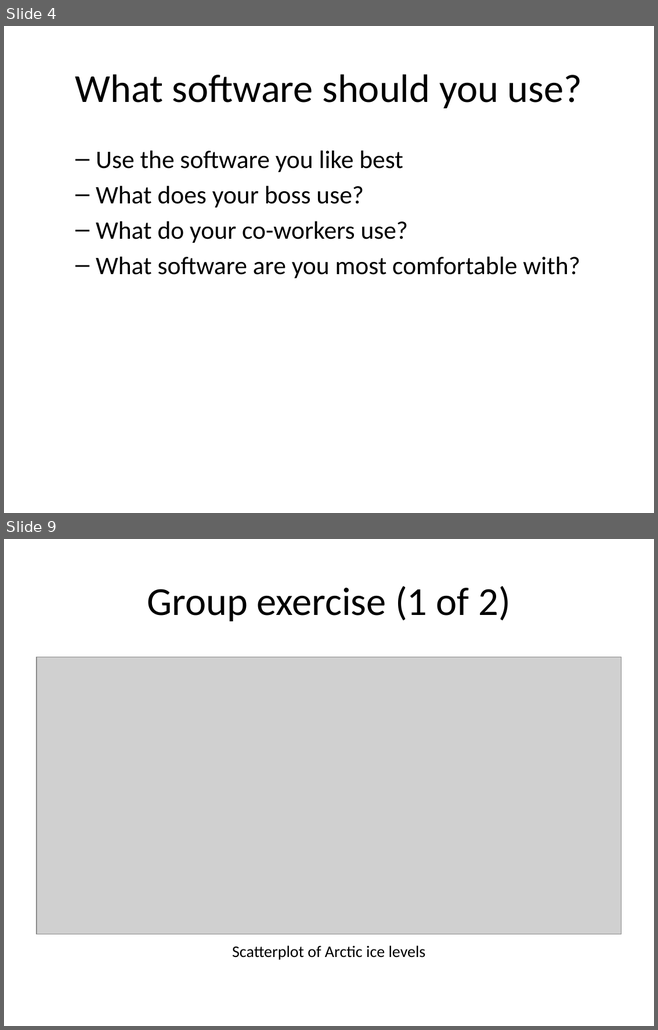
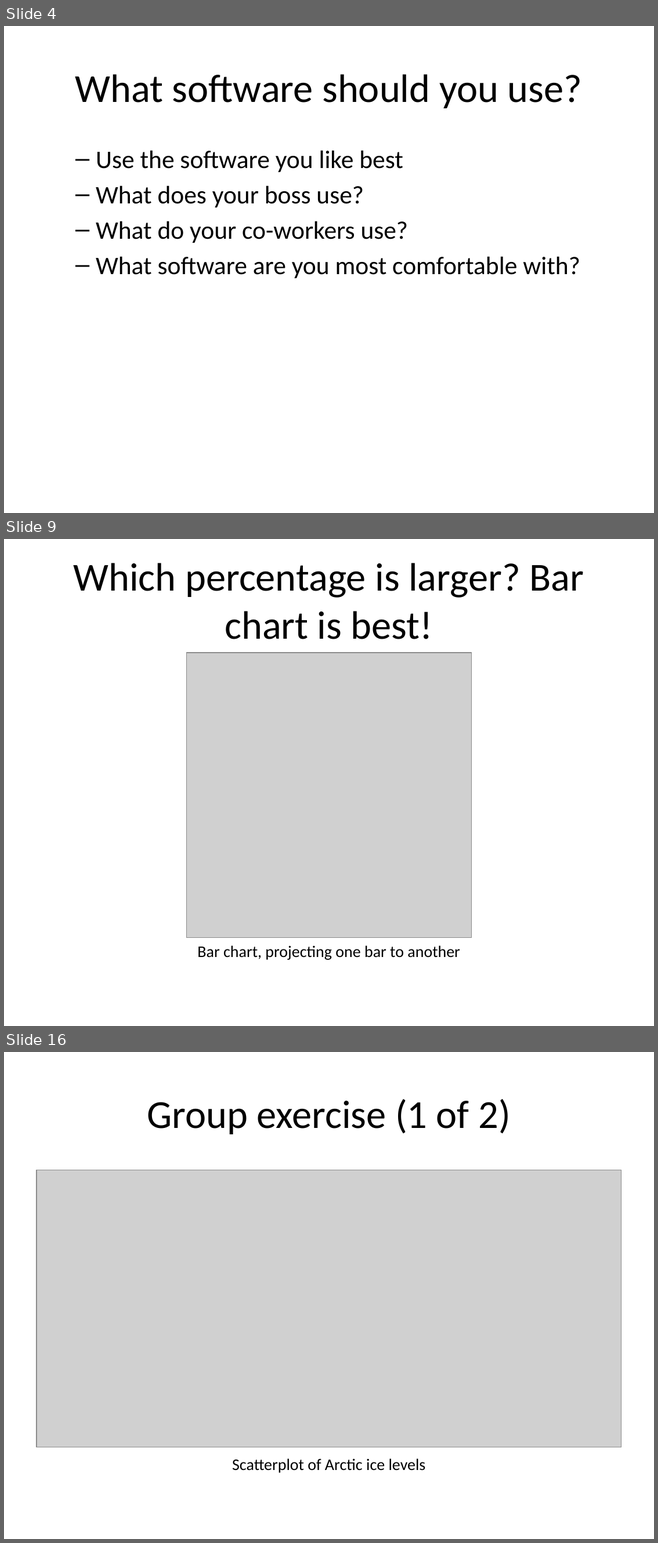
Before and after one commit to pmean/data-visualization, a slide deck: data-viz-01/src/v01-main-scatterplots.pptx. Shown one above the other, each under a label of ours: slides 4 and 9 before the commit, slides 4, 9 and 16 after it; the slides between them are not shown. The pictures are 658x1030 and 658x1543 pixels, drawn with LibreOffice and Linux fonts; fonts in the diff are those of the drawing; grey boxes stand for pictures. Boxes give left, top, right and bottom in pixels: in the first picture for what was removed or moved away, otherwise in the second. Text is boxed around its words. In the diff, an @@ line names an element or a change of style, - is before the commit and + after.

```diff
--- a/data-viz-01/src/v01-main-scatterplots.pptx
+++ b/data-viz-01/src/v01-main-scatterplots.pptx
@@ slide 9 added at (x1=4, y1=539, x2=654, y2=1026), background #FFFFFF @@
@@ title added at (x1=73, y1=563, x2=583, y2=639), 44 pt, text #000000 @@
+Which percentage is larger? Bar chart is best!
@@ picture added at (x1=187, y1=653, x2=471, y2=938) @@
@@ text added at (x1=197, y1=946, x2=460, y2=960), 18 pt, text #000000 @@
+Bar chart, projecting one bar to another
@@ what was slide 9 is now slide 16 @@
```
Also in this commit, not shown: 10 other slides added, 4 slides removed, 5 other files.
